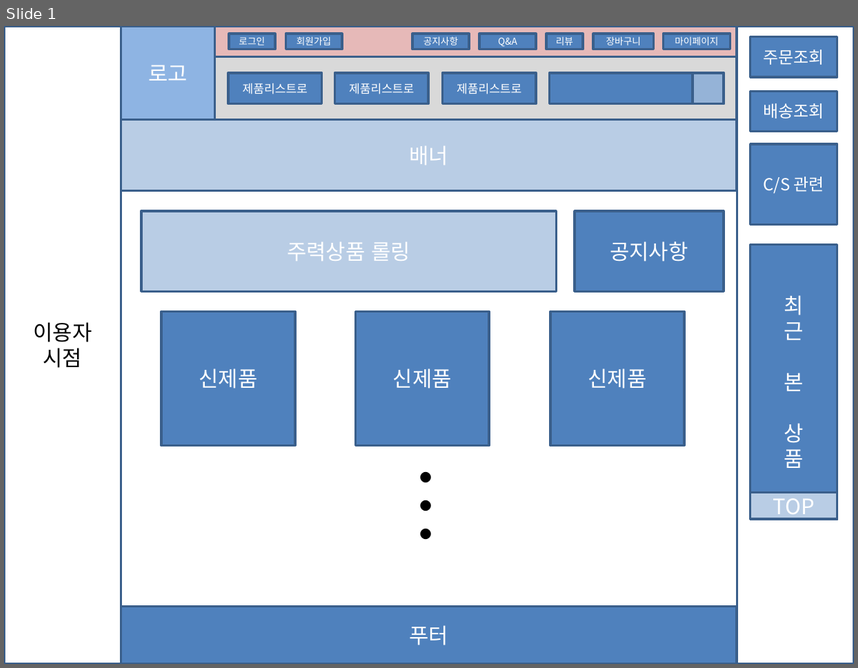
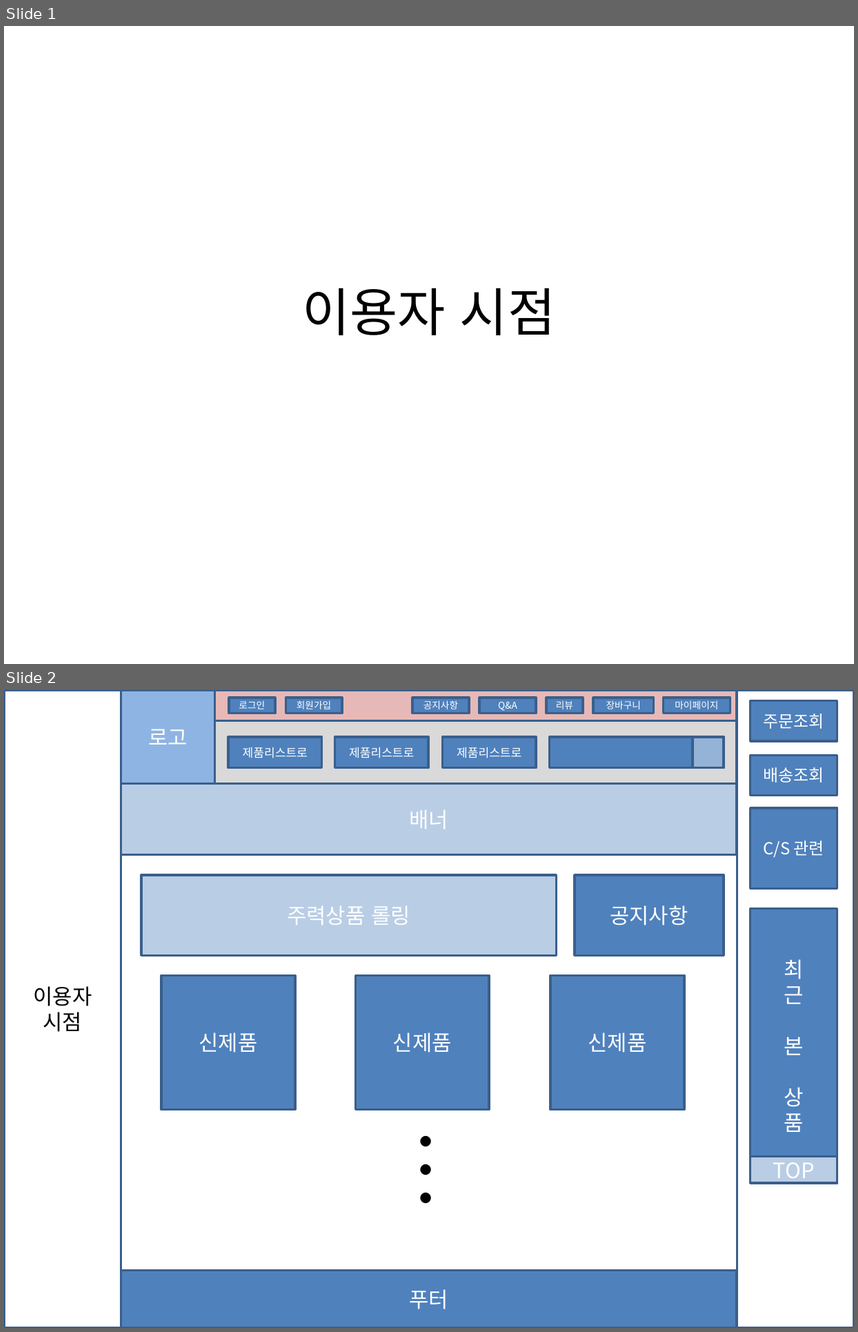
Before and after one commit to dksdlcks12/Portfolio, a slide deck: 스토리보드(작성중).pptx. Shown one above the other, each under a label of ours: slide 1 before the commit, slides 1 and 2 after it. The pictures are 858x668 and 858x1332 pixels, drawn with LibreOffice and Linux fonts; fonts in the diff are those of the drawing. Boxes give left, top, right and bottom in pixels: in the first picture for what was removed or moved away, otherwise in the second. Text is boxed around its words. In the diff, an @@ line names an element or a change of style, - is before the commit and + after.

```diff
--- a/스토리보드(작성중).pptx
+++ b/스토리보드(작성중).pptx
@@ slide 1 added at (4, 26, 854, 664), background #FFFFFF @@
@@ title added at (302, 288, 556, 335), 44 pt, text #000000 @@
+이용자 시점
@@ what was slide 1 is now slide 2 @@
```
Also in this commit, not shown: 5 slides changed, 5 other slides added, 1 other file.
